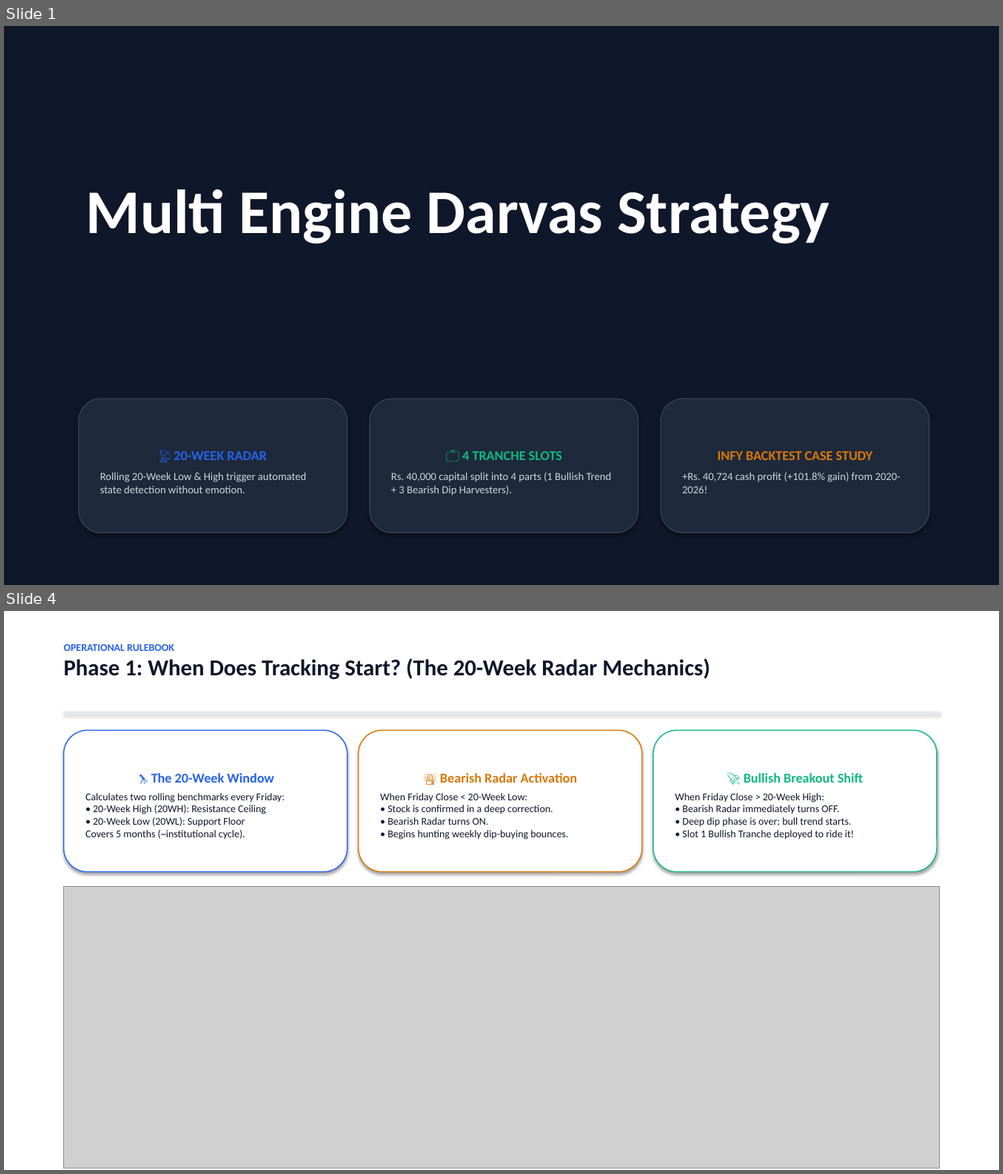
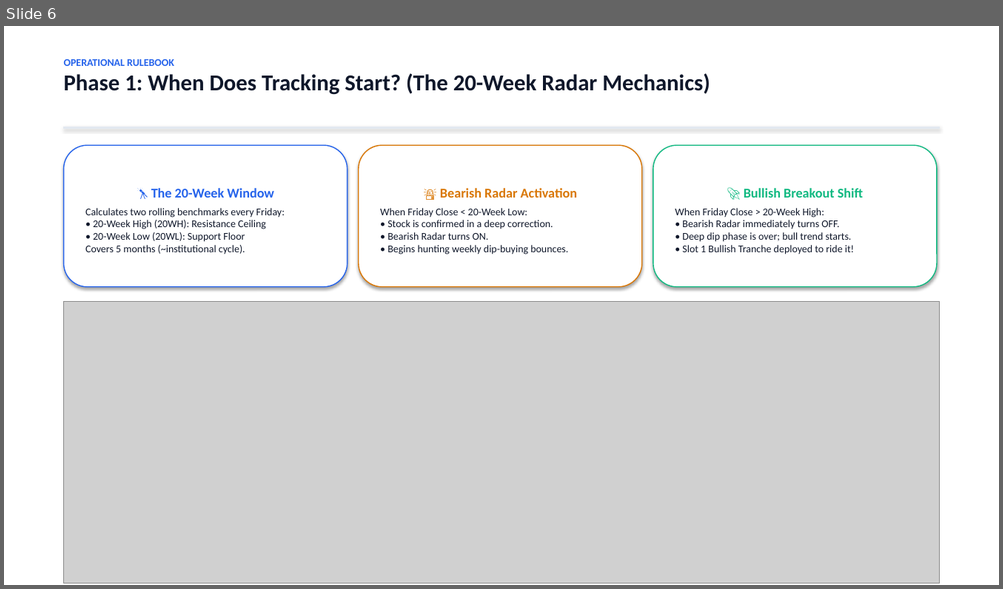
Before and after one commit to Fulera2021/Darvas-Bearish-Bullish-combo, a slide deck: Darvas_Strategy_Rulebook_Deck_v2.pptx. Shown one above the other, each under a label of ours: slides 1 and 4 before the commit, slide 6 after it; the slides between them are not shown. The pictures are 1003x1174 and 1003x589 pixels, drawn with LibreOffice and Linux fonts; fonts in the diff are those of the drawing; grey boxes stand for pictures. Boxes give left, top, right and bottom in pixels: in the first picture for what was removed or moved away, otherwise in the second. Text is boxed around its words. In the diff, an @@ line names an element or a change of style, - is before the commit and + after.

```diff
--- a/Darvas_Strategy_Rulebook_Deck_v2.pptx
+++ b/Darvas_Strategy_Rulebook_Deck_v2.pptx
@@ slide 1 removed at bbox=[4, 26, 999, 585], background #FFFFFF @@
@@ rectangle removed at bbox=[4, 26, 999, 585] @@
@@ text removed at bbox=[86, 190, 829, 244] @@
-Multi Engine Darvas Strategy
@@ rounded rectangle removed at bbox=[79, 399, 347, 534] @@
-📡 20-WEEK RADAR
-Rolling 20-Week Low & High trigger automated state detection without emotion.
@@ rounded rectangle removed at bbox=[370, 399, 638, 534] @@
-💼 4 TRANCHE SLOTS
-Rs. 40,000 capital split into 4 parts (1 Bullish Trend + 3 Bearish Dip Harvesters).
@@ rounded rectangle removed at bbox=[660, 399, 929, 534] @@
-INFY BACKTEST CASE STUDY
-+Rs. 40,724 cash profit (+101.8% gain) from 2020-2026!
@@ what was slide 4 is now slide 6 @@
```
Also in this commit, not shown: 1 slide changed, 3 slides added, 4 other files.
